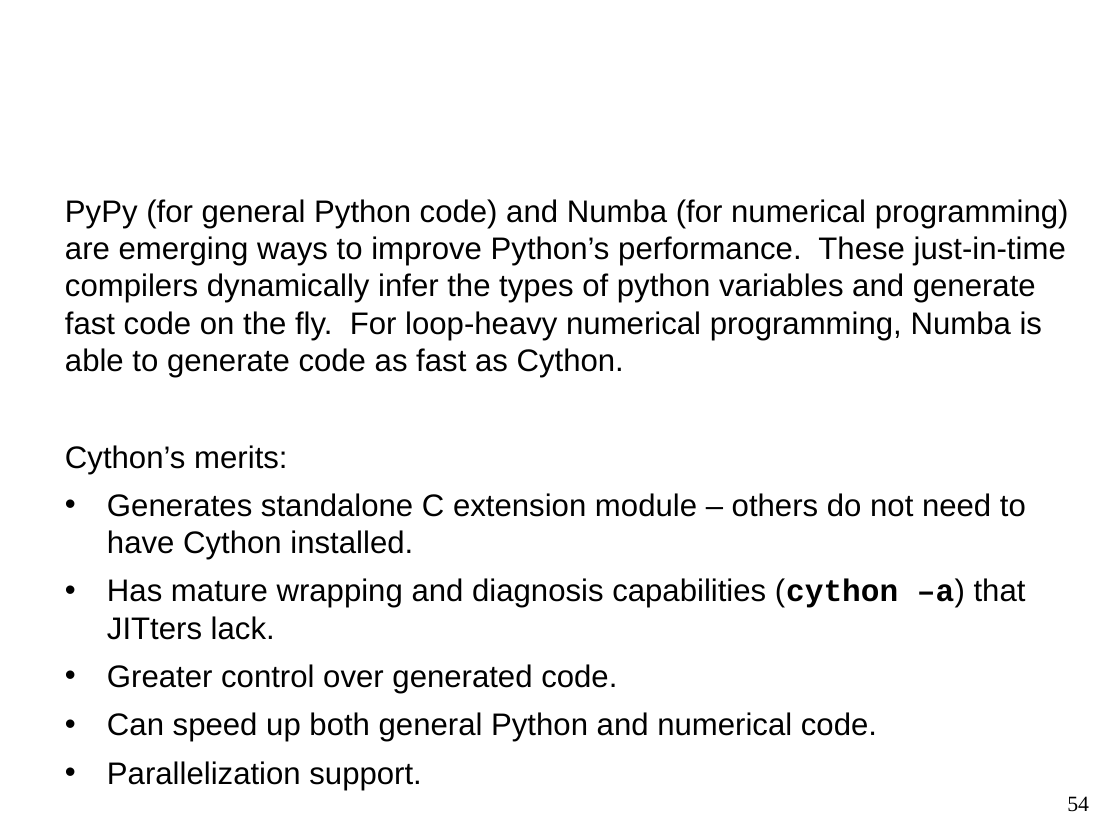
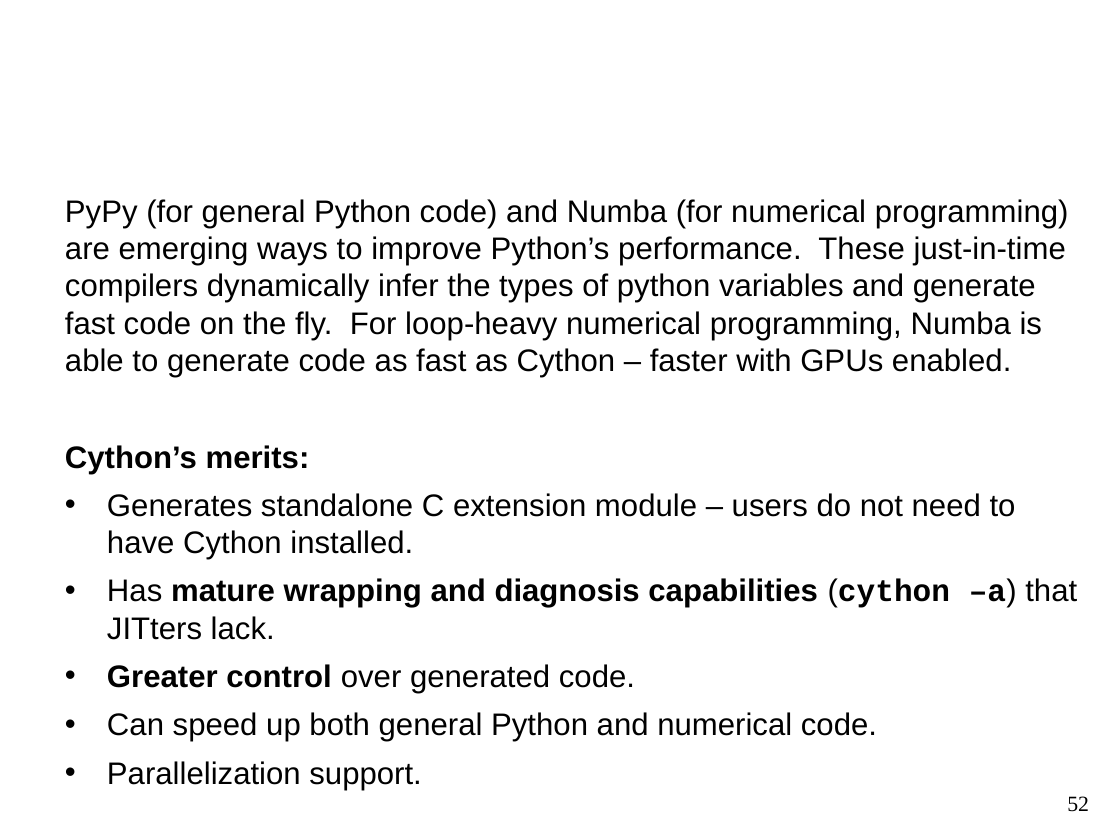
Before and after one commit to kwmsmith/scipy2013-cython-tutorial, a slide deck: slide 52 of Cython.pptx (slide 54 before the commit). Drawn at 1120x840 pixels with LibreOffice and Linux fonts; fonts in the diff are those of the drawing; background and template pictures are left out. Boxes give left, top, right and bottom in pixels: in the first picture for what was removed or moved away, otherwise in the second. Text is boxed around its words. In the diff, an @@ line names an element or a change of style, - is before the commit and + after.

Commit message:
Update slides

```diff
--- a/Cython.pptx
+++ b/Cython.pptx
@@ text at <box>65,199,1069,377</box>: text changed @@
-PyPy (for general Python code) and Numba (for numerical programming) are emerging ways to improve Python’s performance. These just-in-time compilers dynamically infer the types of python variables and generate fast code on the fly. For loop-heavy numerical programming, Numba is able to generate code as fast as Cython.
+PyPy (for general Python code) and Numba (for numerical programming) are emerging ways to improve Python’s performance. These just-in-time compilers dynamically infer the types of python variables and generate fast code on the fly. For loop-heavy numerical programming, Numba is able to generate code as fast as Cython – faster with GPUs enabled.
@@ text at <box>65,445,1077,693</box>: bold on in "Cython’s merits:", "mature wrapping and diagnosis capabilities", "Greater control" @@
@@ text at <box>107,493,1016,560</box>: text changed @@
-• Generates standalone C extension module – others do not need to have Cython installed.
+• Generates standalone C extension module – users do not need to have Cython installed.
@@ page number at <box>1067,796,1089,812</box>: text changed @@
-54
+52
```
Also in this commit, not shown: 1 other slide changed, 2 slides removed, 4 other files.
